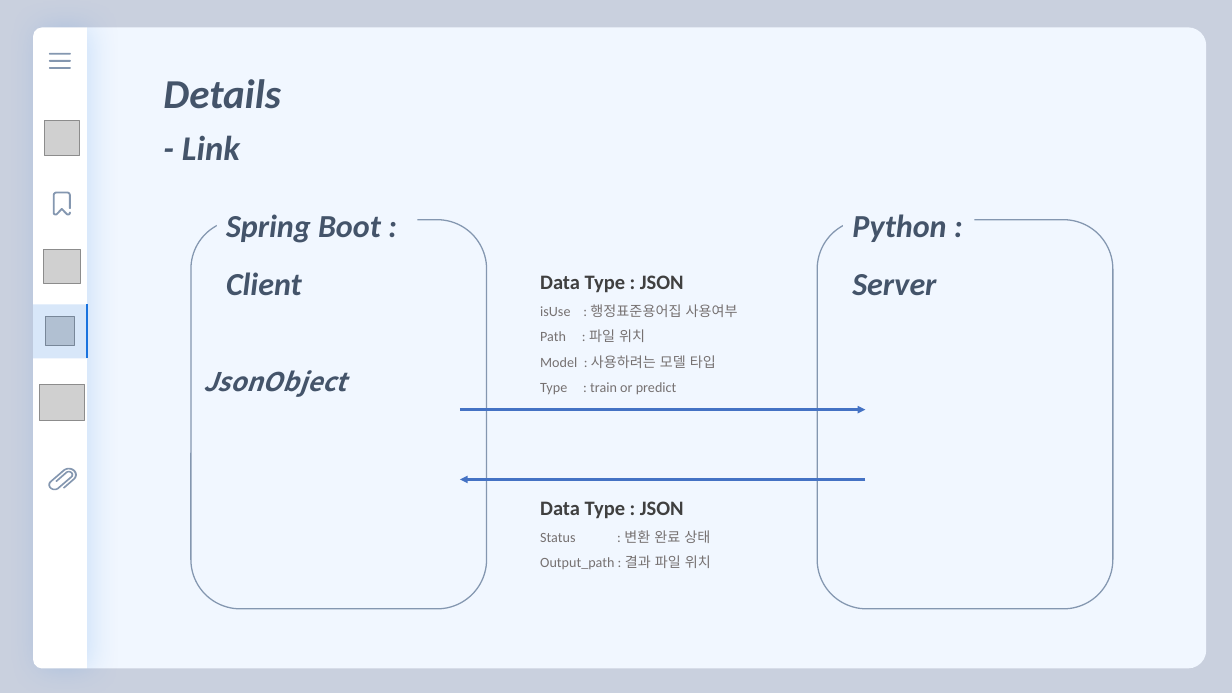
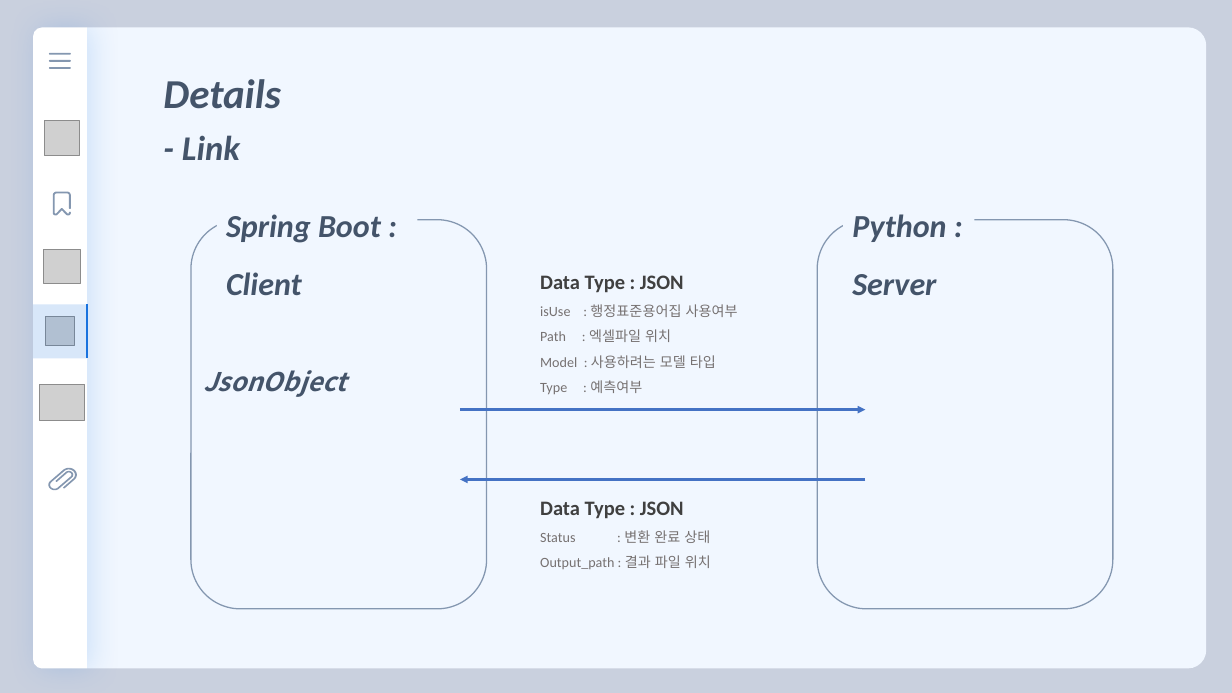
Before and after one commit to florentious/AutoGenerating_VariableName, a slide deck: slide 17 of Text/Presentation/presentation_ver0_3.pptm (slide 14 before the commit). Drawn at 1232x693 pixels with LibreOffice and Linux fonts; fonts in the diff are those of the drawing; grey boxes stand for pictures. Boxes give left, top, right and bottom in pixels: in the first picture for what was removed or moved away, otherwise in the second. Text is boxed around its words. In the diff, an @@ line names an element or a change of style, - is before the commit and + after.

```diff
--- a/Text/Presentation/presentation_ver0_3.pptm
+++ b/Text/Presentation/presentation_ver0_3.pptm
@@ text at [540, 329, 671, 342]: text changed @@
-Path : 파일 위치
+Path : 엑셀파일 위치
@@ text at [540, 380, 642, 394]: text changed @@
-Type : train or predict
+Type : 예측여부
```
Also in this commit, not shown: 5 other slides changed, 6 slides added, 3 slides removed, 4 other files.
